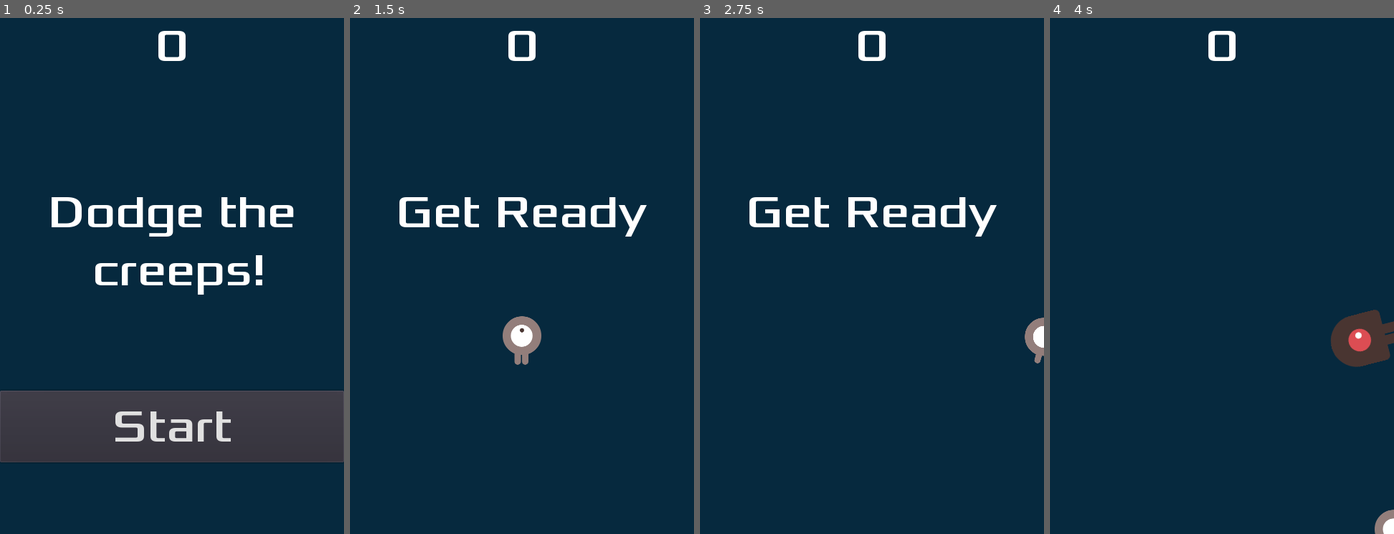
Above: before the commit, frames 1-4 (left to right).
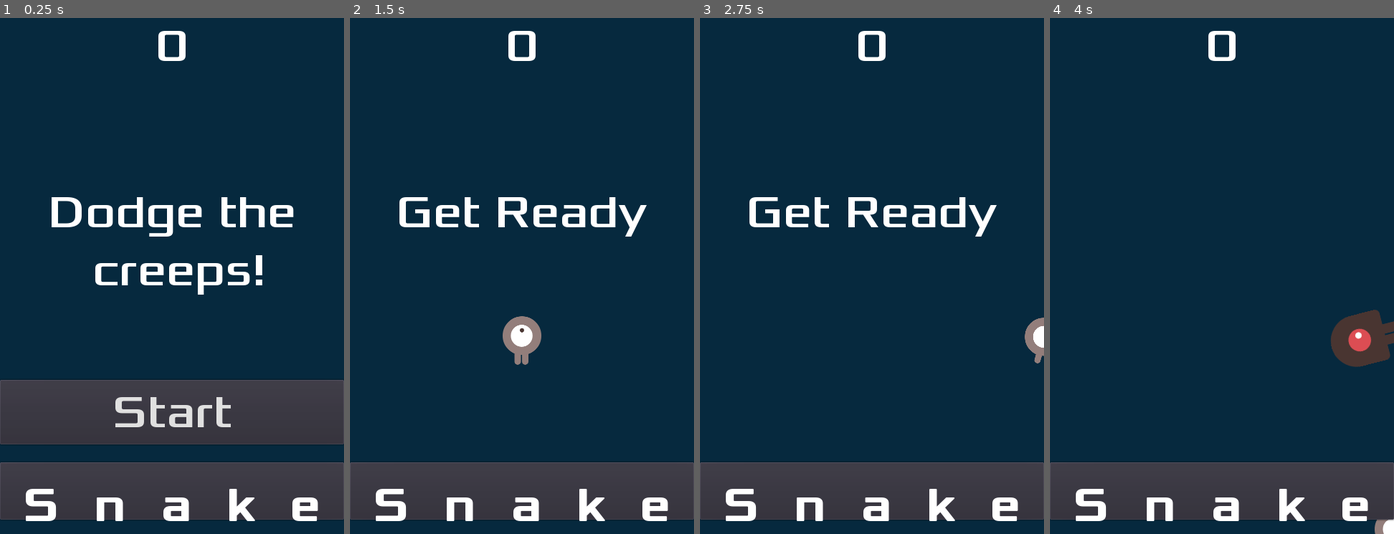
Above: after the commit, the same moments.

Repository: Clasc/godot-tutorial
Game: Godot game, scene res://Main.tscn
Same seed, same stepped clock (60 frames per second), same inputs: the game is played once before the commit and once after it.
Inputs (mouse positions are in pixels of both pictures, inside the frame that each line leads up to):
- Up to frame 1 (0.25 s): no input
- Up to frame 2 (1.5 s): click (522, 492) at 0.5 s, where only the run after the commit has a clickable "Snake"; click "Start" at 1.25 s
- Up to frame 3 (2.75 s): tap Enter at 2 s; hold Right (move_right) from 2.03 s (still down); tap Space (start_game) at 2.1 s
- Up to frame 4 (4 s): release Right (move_right) at 2.78 s; hold Down (move_down) 2.78-3.53 s; tap Space (start_game) at 2.85, 3.6 s; hold Right (move_right) from 3.53 s (still down)

The runs differ from the first frame. In frame 1, 18% of the frame differs, in the area x 0-100%, y 70-98%; in frame 2, 11%; in frame 3, 11%; in frame 4, 11%.

Commit message:
Snake Scene Button
Snake Scene Button

Diff:
--- a/HUD.tscn
+++ b/HUD.tscn
@@ -12,6 +12,17 @@
 
 [sub_resource type="ShortCut" id=3]
 shortcut = SubResource( 2 )
+
+[sub_resource type="DynamicFontData" id=4]
+font_path = "res://fonts/Xolonium-Regular.ttf"
+
+[sub_resource type="DynamicFont" id=5]
+size = 65
+outline_size = 1
+extra_spacing_top = 15
+extra_spacing_bottom = -25
+extra_spacing_char = 50
+font_data = SubResource( 4 )
 
 [node name="HUD" type="CanvasLayer"]
 script = ExtResource( 2 )
@@ -38,8 +49,8 @@
 anchor_top = 1.0
 anchor_right = 1.0
 anchor_bottom = 1.0
-margin_top = -200.0
-margin_bottom = -100.0
+margin_top = -215.0
+margin_bottom = -125.0
 custom_fonts/font = SubResource( 1 )
 shortcut = SubResource( 3 )
 text = "Start"
@@ -48,5 +59,20 @@
 wait_time = 2.0
 one_shot = true
 
+[node name="SnakeButton" type="Button" parent="."]
+anchor_left = 0.5
+anchor_top = 1.0
+anchor_right = 0.5
+anchor_bottom = 1.0
+margin_left = -240.0
+margin_top = -100.0
+margin_right = 240.0
+margin_bottom = -20.0
+size_flags_horizontal = 2
+size_flags_vertical = 2
+custom_colors/font_color = Color( 1, 1, 1, 1 )
+custom_fonts/font = SubResource( 5 )
+text = "Snake"
+
 [connection signal="pressed" from="StartButton" to="." method="on_start_button_pressed"]
 [connection signal="timeout" from="MessageTimer" to="." method="on_message_timer_timeout"]
Not shown: 1 places in HUD.tscn that only renumber resources
